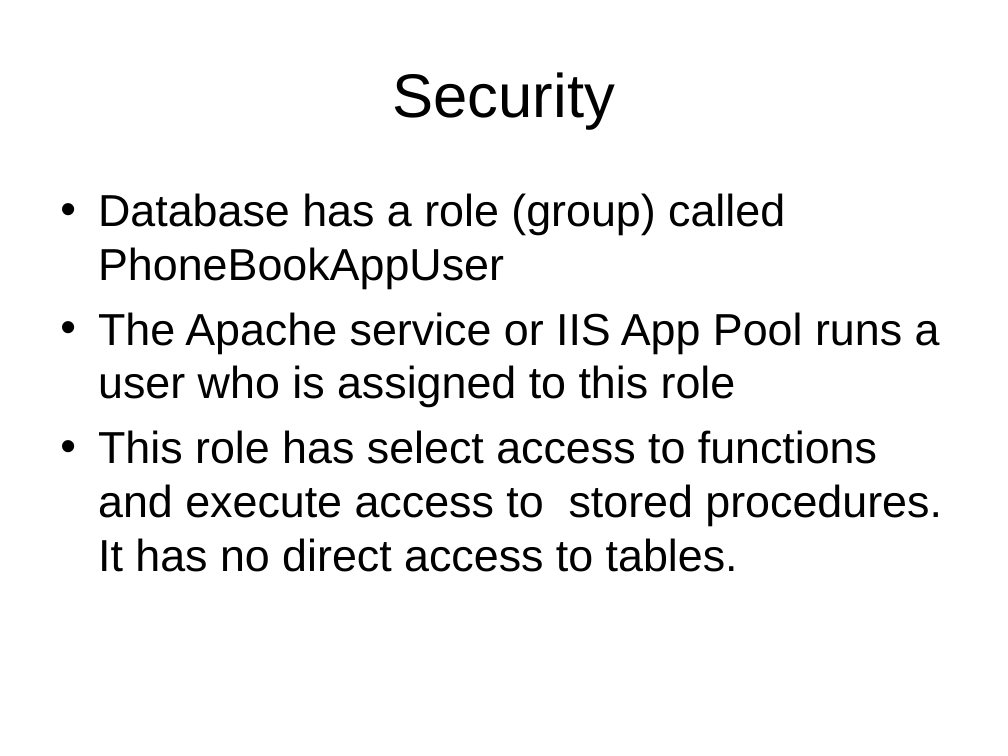
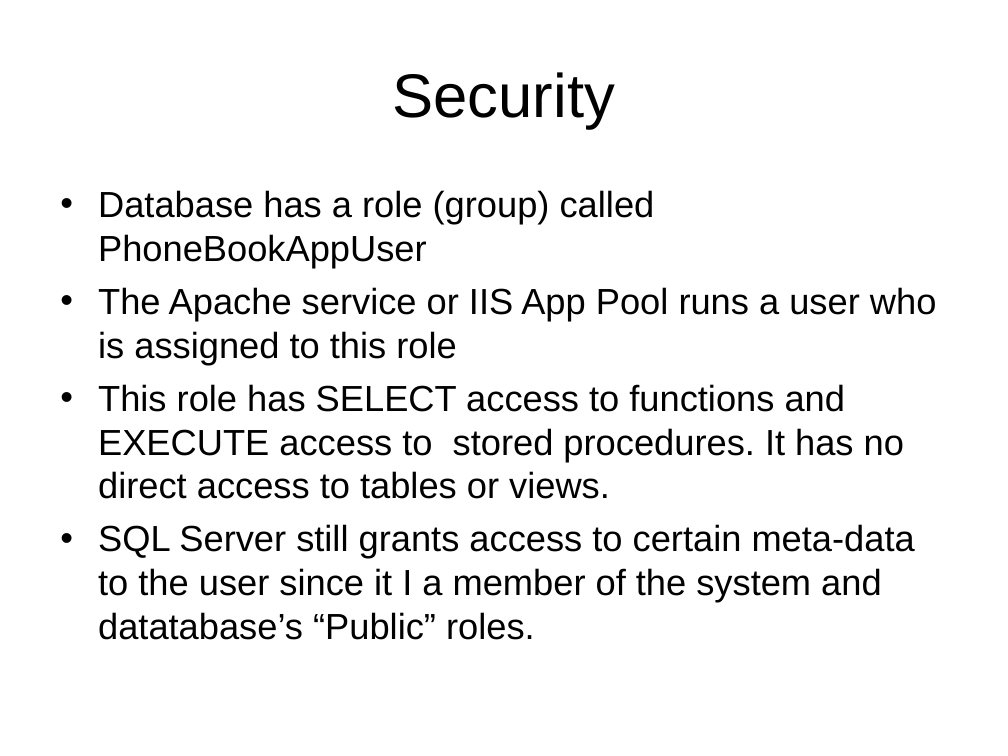
Before and after one commit to LIPHP/Employee-Contact-List, a slide deck: slide 13 of Docs/Using Microsoft SQL Server with PHP.ppt. Drawn at 1008x756 pixels with LibreOffice and Linux fonts; fonts in the diff are those of the drawing. Boxes give left, top, right and bottom in pixels: in the first picture for what was removed or moved away, otherwise in the second. Text is boxed around its words. In the diff, an @@ line names an element or a change of style, - is before the commit and + after.

```diff
--- a/Docs/Using Microsoft SQL Server with PHP.ppt
+++ b/Docs/Using Microsoft SQL Server with PHP.ppt
@@ text at box(98, 190, 937, 364): size 32 to 25.9 pt in "Database has a role (group) called PhoneBookAppUser", "The Apache service or IIS App Pool ..."; less space between paragraphs @@
@@ text at box(98, 384, 915, 640): text changed; size 32 to 25.9 pt @@
-• This role has select access to functions and execute access to stored procedures. It has no direct access to tables.
+• This role has SELECT access to functions and EXECUTE access to stored procedures. It has no direct access to tables or views.
+• SQL Server still grants access to certain meta-data to the user since it I a member of the system and datatabase’s “Public” roles.
```
Also in this commit, not shown: 7 other slides changed, 8 slides added, 1 slide removed, 3 other files.
